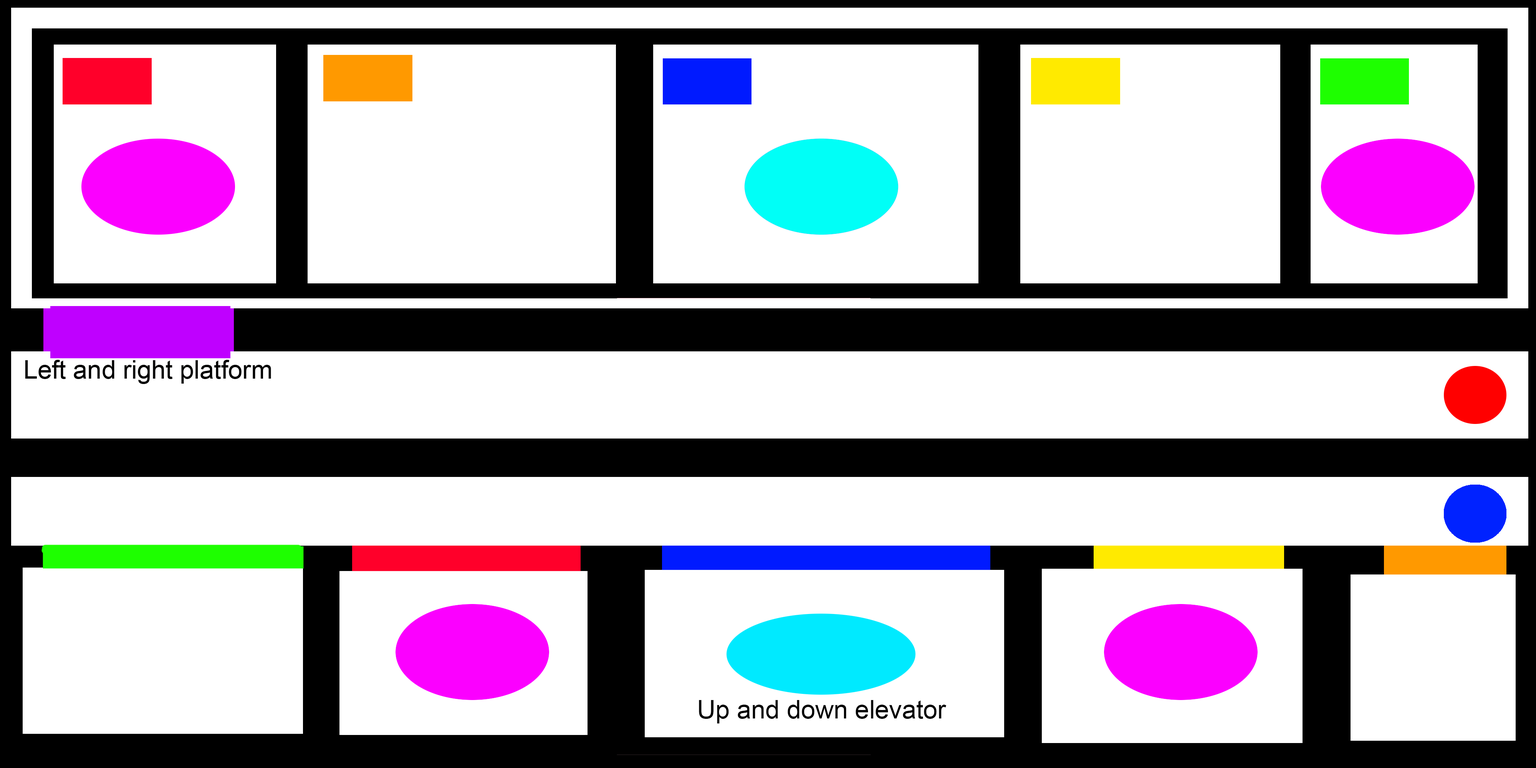
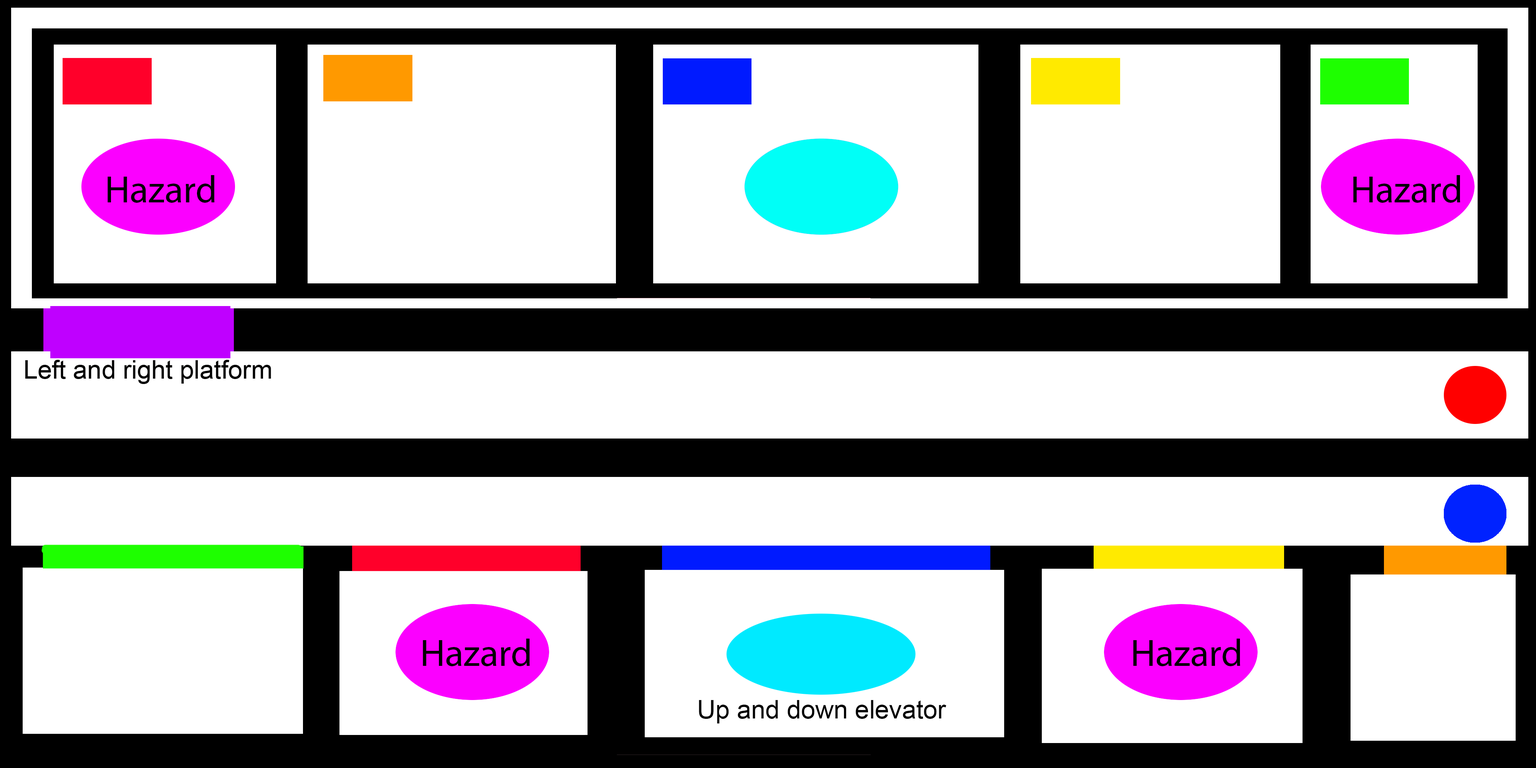
Layered file, before and after one edit (w=1536, h=768). Changes by layer:
added layer "Hazard" (1st of 4) above "Hazard" over (1353, 175, 1461, 203)
added layer "Hazard" (2nd of 4) above "Hazard" over (1133, 638, 1241, 667)
added layer "Hazard" (3rd of 4) above "Hazard" over (422, 638, 530, 667)
added layer "Hazard" (4th of 4) above "Background" over (107, 175, 215, 203)
added layer "Background" over (107, 175, 1461, 667)
